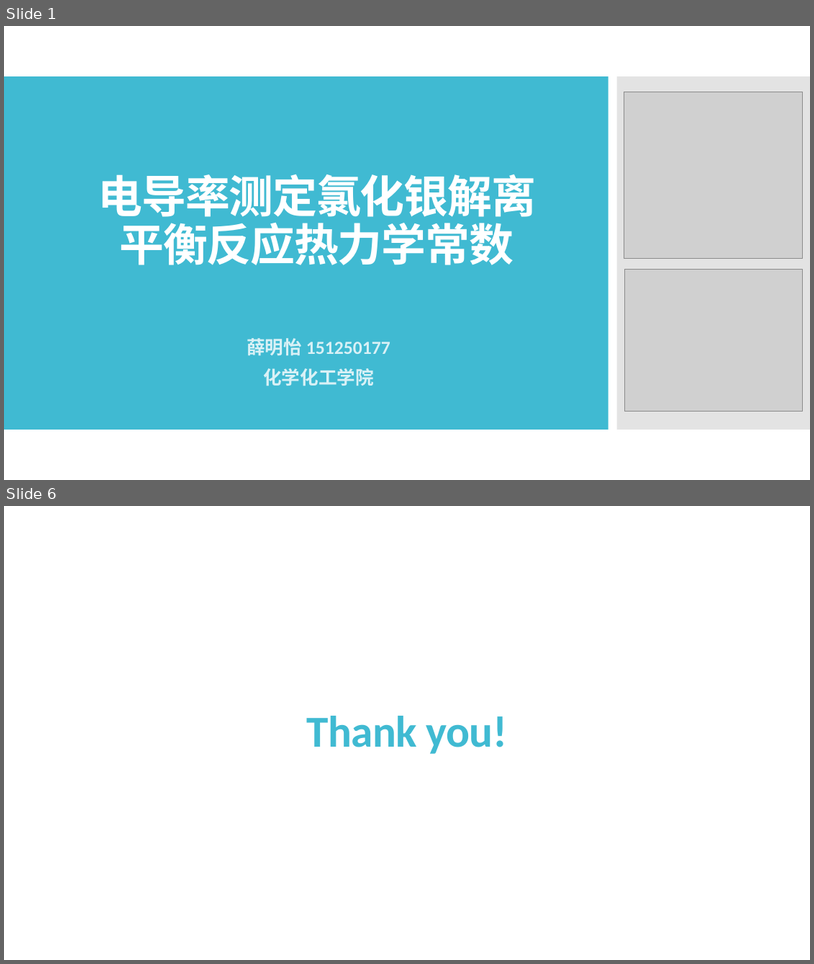
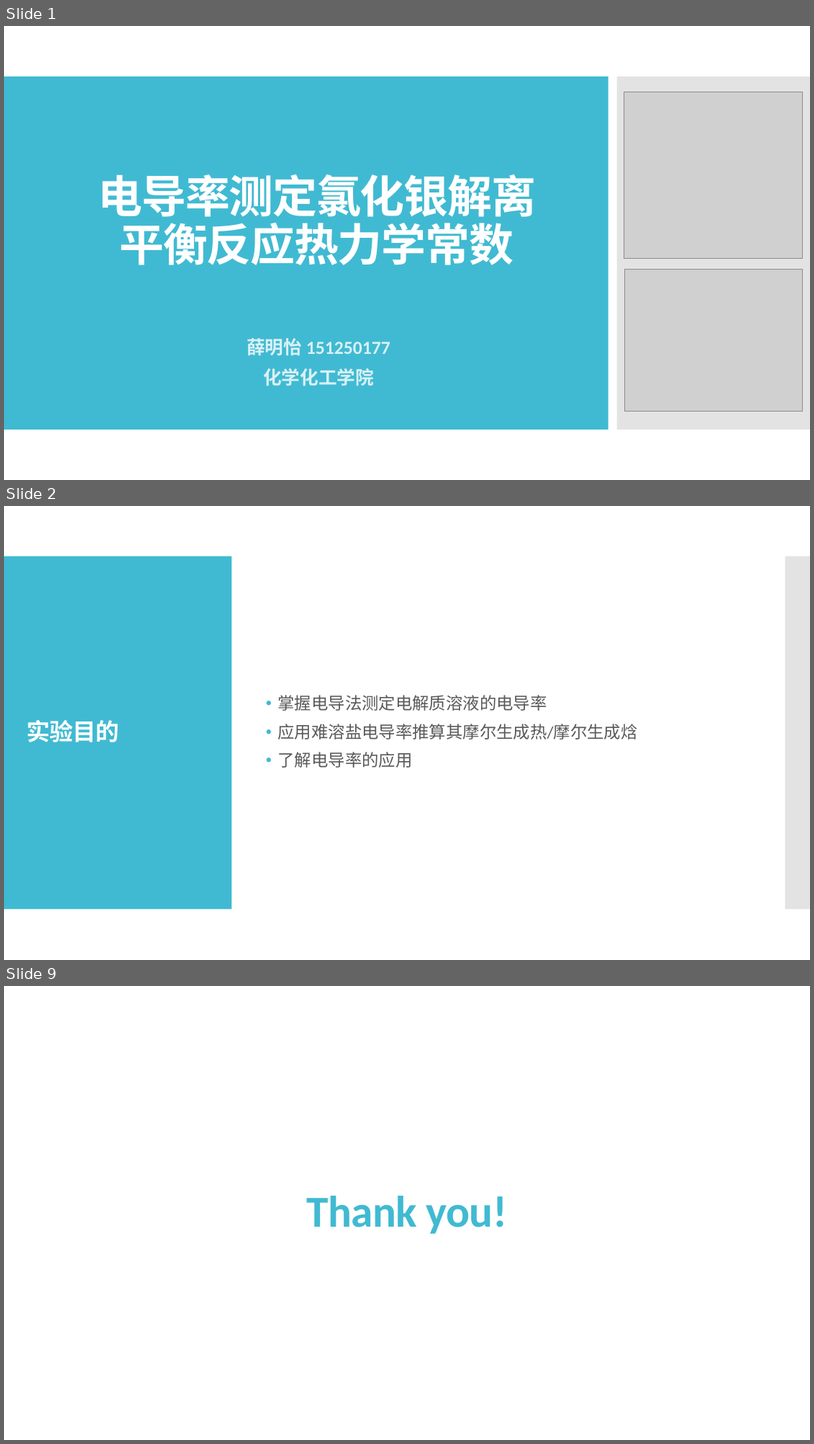
Before and after one commit to Mrqeoqqt/physical-chemistry-experiment-reports, a slide deck: Extend_exp_electronic_conductivity/拓展实验pre.pptx. Shown one above the other, each under a label of ours: slides 1 and 6 before the commit, slides 1, 2 and 9 after it; the slides between them are not shown. The pictures are 814x964 and 814x1444 pixels, drawn with LibreOffice and Linux fonts; fonts in the diff are those of the drawing; grey boxes stand for pictures. Boxes give left, top, right and bottom in pixels: in the first picture for what was removed or moved away, otherwise in the second. Text is boxed around its words. In the diff, an @@ line names an element or a change of style, - is before the commit and + after.

```diff
--- a/Extend_exp_electronic_conductivity/拓展实验pre.pptx
+++ b/Extend_exp_electronic_conductivity/拓展实验pre.pptx
@@ slide 2 added at <box>4,506,810,960</box>, background #FFFFFF @@
@@ rectangle added at <box>4,556,232,909</box>, fill #40BAD2 @@
@@ rectangle added at <box>786,556,810,909</box>, fill #C8C8C8 at 50% opacity @@
@@ text added at <box>278,695,638,767</box>, 20 pt, text #595959 @@
+• 掌握电导法测定电解质溶液的电导率
+• 应用难溶盐电导率推算其摩尔生成热/摩尔生成焓
+• 了解电导率的应用
@@ title added at <box>27,720,119,742</box>, 28 pt, text #FFFFFF, bold @@
+实验目的
@@ what was slide 6 is now slide 9 @@
```
Also in this commit, not shown: 4 slides changed, 2 other slides added, 1 other file.
